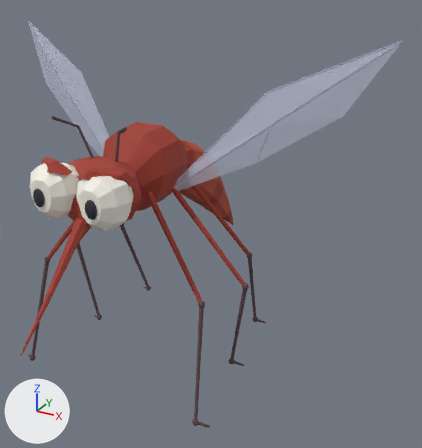
One commit to the Blender file art_source/unity/characters/mosquito/LMS_Mosquito_alpha.blend: the scene before it, then after it.
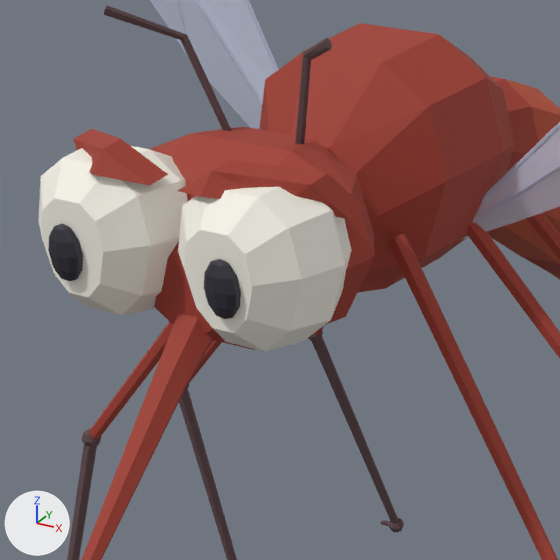
There are two pictures of each version: one whole from a camera (50 mm lens) standing at (0.335, -0.468, 0.299) and looking at (0.06, 0.032, 0.048), one close up on the part from 4% to 48% of the width and 25% to 67% of the height. The axes (+X, +Y, +Z) are drawn at lower left. The lights are the same throughout. The first two pictures are the older version.

In view in the first close-up: 'MosquitoMembranes', 'MosquitoSkin', 'MosquitoVeins'.
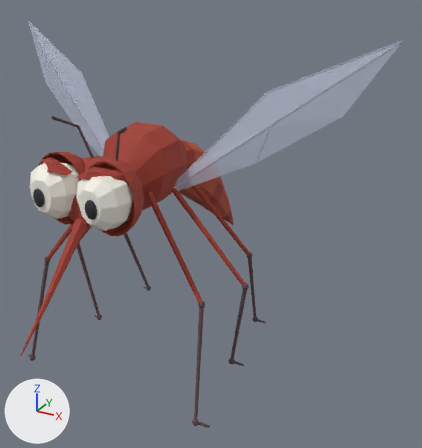
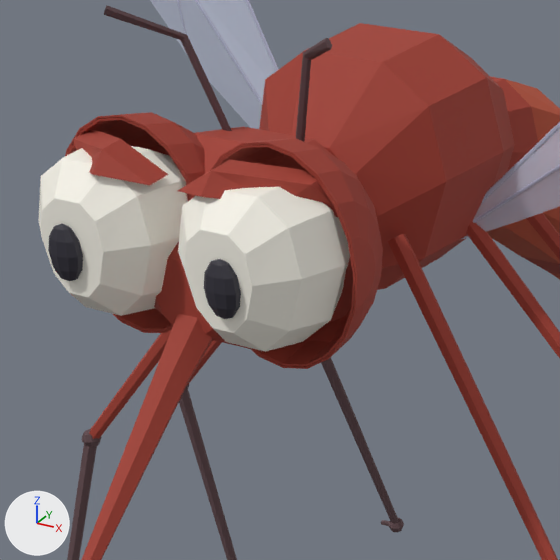
The change, as a diff of the scene's bpy script:
```diff
--- a/art_source/unity/characters/mosquito/LMS_Mosquito_alpha.blend.py
+++ b/art_source/unity/characters/mosquito/LMS_Mosquito_alpha.blend.py
@@ me_thorax @@
 # used by ob_mosquitoskin; location = (0.0, 0.0, 0.0)
-me_thorax.from_pydata(...)  # 986 vertices, 954 faces; spans x -0.12..0.12, y -0.19..0.204, z -0.114..0.177
+me_thorax.from_pydata(...)  # 1738 vertices, 1754 faces; spans x -0.12..0.12, y -0.19..0.204, z -0.114..0.177
+# me_thorax part 1: a new loose piece of 94 vertices spanning x -0.002..0.056, y -0.094..-0.059, z 0.113..0.148, in mat_mosquito_shell (red #a23c2e)
+# me_thorax part 2: a new loose piece of 94 vertices spanning x -0.001..0.055, y -0.094..-0.06, z 0.113..0.147, in mat_mosquito_shell (red #a23c2e)
+# me_thorax part 3: a new loose piece of 94 vertices spanning x -0.002..0.056, y -0.094..-0.059, z 0.078..0.113, in mat_mosquito_shell (red #a23c2e)
+# me_thorax part 4: a new loose piece of 94 vertices spanning x -0.001..0.055, y -0.094..-0.06, z 0.079..0.113, in mat_mosquito_shell (red #a23c2e)
+# me_thorax part 5: a new loose piece of 94 vertices spanning x -0.056..0.002, y -0.094..-0.059, z 0.113..0.148, in mat_mosquito_shell (red #a23c2e)
+# me_thorax part 6: a new loose piece of 94 vertices spanning x -0.055..0.001, y -0.094..-0.06, z 0.113..0.147, in mat_mosquito_shell (red #a23c2e)
+# me_thorax part 7: a new loose piece of 94 vertices spanning x -0.056..0.002, y -0.094..-0.059, z 0.078..0.113, in mat_mosquito_shell (red #a23c2e)
+# me_thorax part 8: a new loose piece of 94 vertices spanning x -0.055..0.001, y -0.094..-0.06, z 0.079..0.113, in mat_mosquito_shell (red #a23c2e)
 me_thorax.materials.append(mat_mosquito_shell)
```

Changed parts and their boxes (x1, y1, x2, y2) in the close-ups (560 x 560 px):
part 1 of me_thorax, added (red): after (210, 138, 383, 276)
part 2 of me_thorax, added (mostly hidden): after (216, 144, 355, 275)
part 3 of me_thorax, added: after (250, 250, 383, 369)
part 4 of me_thorax, added (red): after (254, 275, 355, 366)
part 5 of me_thorax, added (red): after (65, 112, 205, 197)
part 6 of me_thorax, added: after (68, 117, 194, 198)
part 7 of me_thorax, added (mostly hidden): after (113, 314, 172, 333)
part 8 of me_thorax, added (red): after (117, 308, 173, 331)
